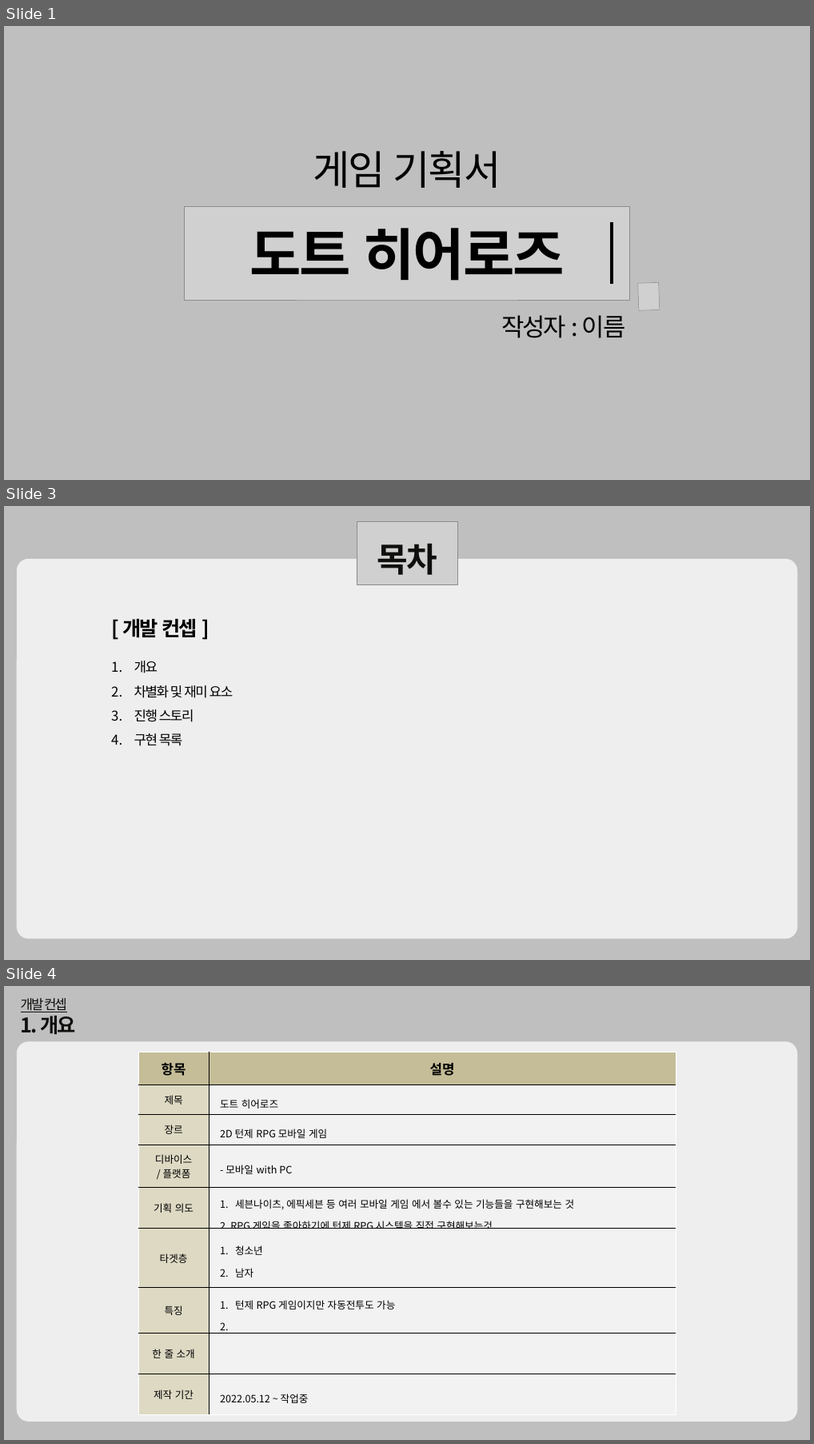
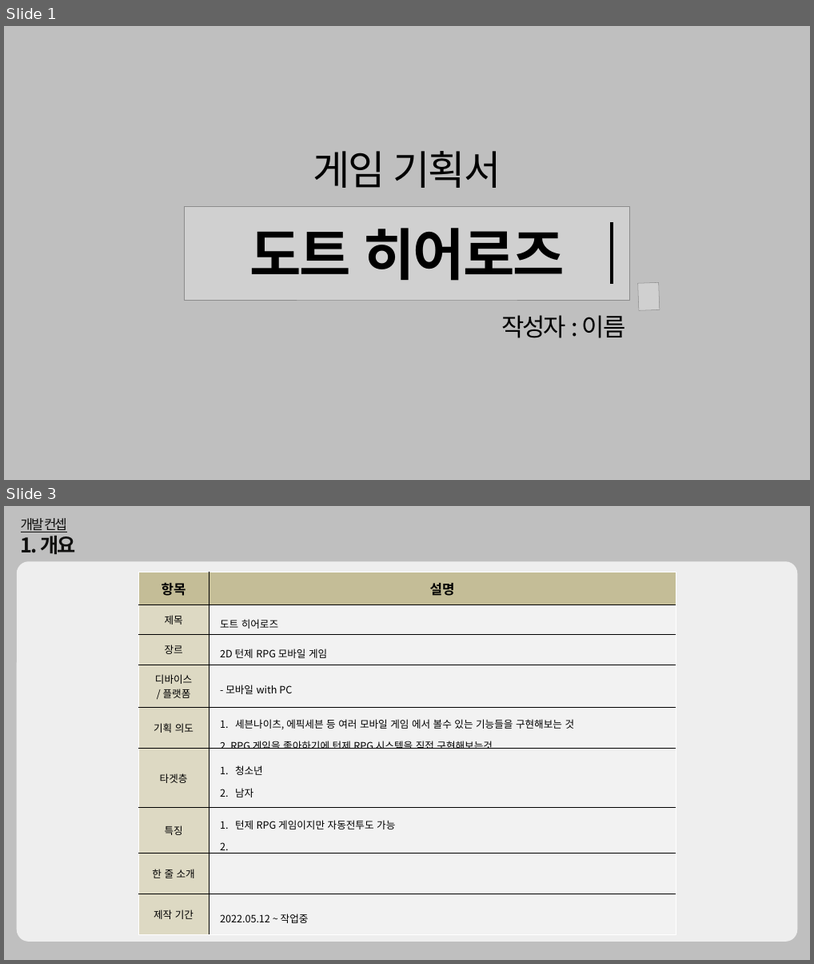
Before and after one commit to dkckacka1/DotHeros-2DPortfolio-, a slide deck: 기획안/수업용_게임기획서샘플 (1).pptx. Shown one above the other, each under a label of ours: slides 1, 3 and 4 before the commit, slides 1 and 3 after it; the slides between them are not shown. The pictures are 814x1444 and 814x964 pixels, drawn with LibreOffice and Linux fonts; fonts in the diff are those of the drawing; grey boxes stand for pictures. Boxes give left, top, right and bottom in pixels: in the first picture for what was removed or moved away, otherwise in the second. Text is boxed around its words. In the diff, an @@ line names an element or a change of style, - is before the commit and + after.

```diff
--- a/기획안/수업용_게임기획서샘플 (1).pptx
+++ b/기획안/수업용_게임기획서샘플 (1).pptx
@@ slide 3 removed at box(4, 506, 810, 960), background #BFBFBF @@
@@ picture removed at box(357, 521, 458, 585) @@
@@ text removed at box(377, 544, 437, 575) @@
-목차
@@ rounded rectangle removed at box(17, 559, 798, 939) @@
@@ text removed at box(122, 619, 198, 638) @@
-[ 개발 컨셉 ]
@@ text removed at box(134, 660, 234, 746) @@
-1. 개요
-2. 차별화 및 재미 요소
-3. 진행 스토리
-4. 구현 목록
@@ what was slide 4 is now slide 3 @@
```
Also in this commit, not shown: 2 slides changed, 11 slides added, 27 other files.
